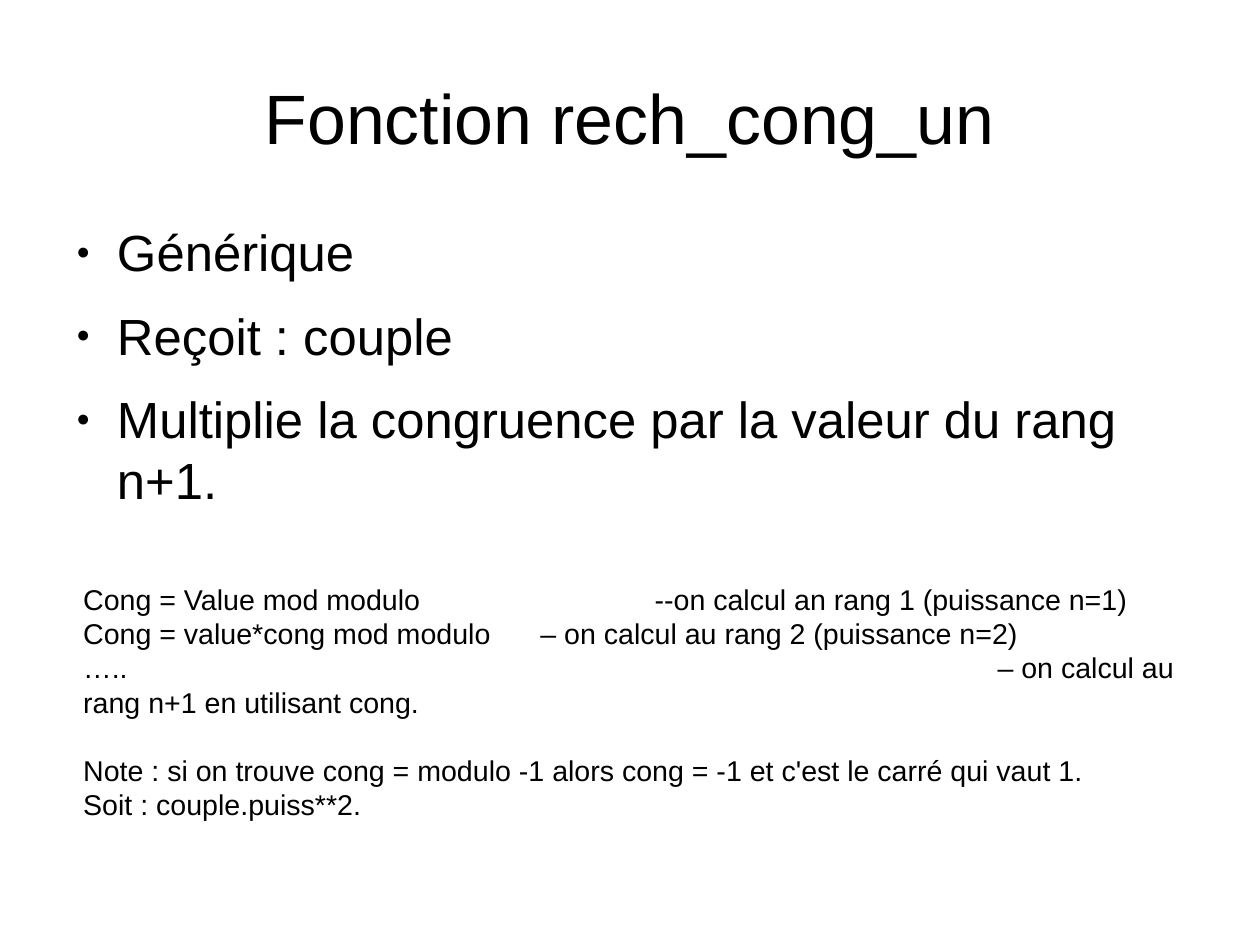
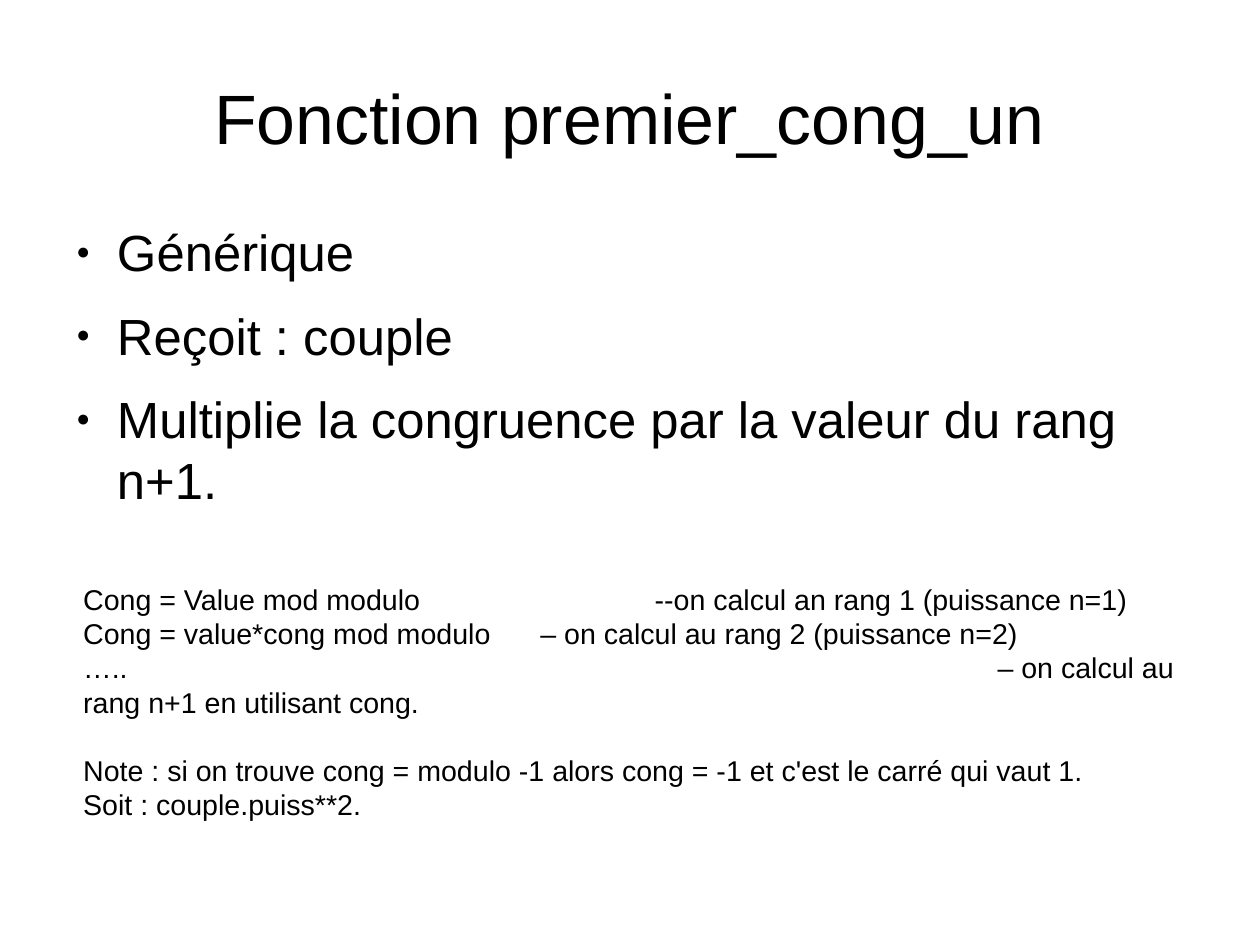
Before and after one commit to CallisteHanriat/congru, a slide deck: slide 9 of schema_congru.odp. Drawn at 1260x945 pixels with LibreOffice and Linux fonts; fonts in the diff are those of the drawing. Boxes give left, top, right and bottom in pixels: in the first picture for what was removed or moved away, otherwise in the second. Text is boxed around its words. In the diff, an @@ line names an element or a change of style, - is before the commit and + after.

Commit message:
Changement de nom pour la fonction rech_cong_un en premier_cong_un

```diff
--- a/schema_congru.odp
+++ b/schema_congru.odp
@@ title at box(214, 93, 1044, 157): text changed @@
-Fonction rech_cong_un
+Fonction premier_cong_un
```
Also in this commit, not shown: 1 other slide changed, 2 other files.
